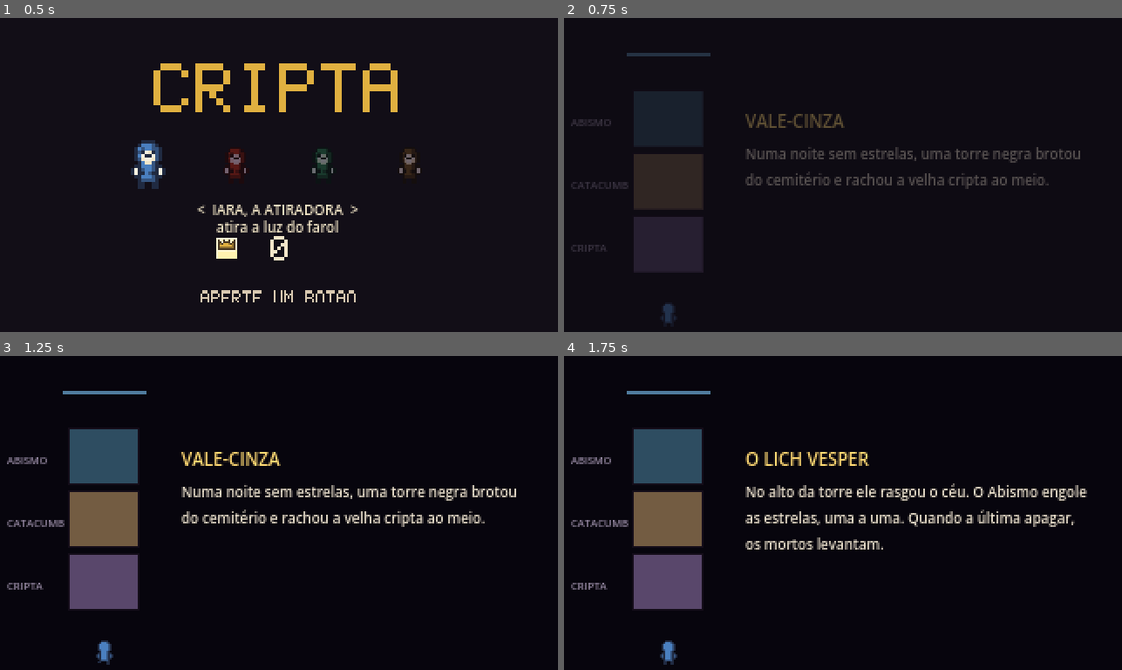
Above: before the commit, frames 1-4 (two rows, left to right).
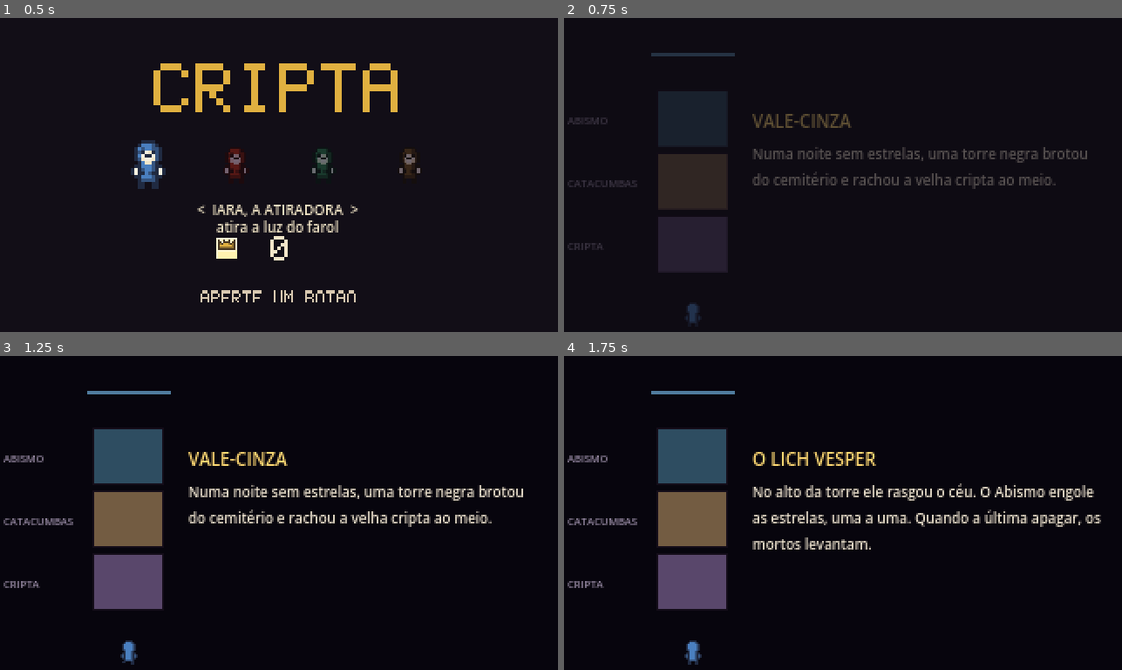
Above: after the commit, the same moments.

Repository: TiagoKoakoski/cripta
Game: Godot game, scene res://scenes/main.tscn
Two runs of this game, one before a commit and one after it. Both use one fixed random seed, a clock stepped at 60 frames per second and the inputs below.
Inputs (mouse positions are in pixels of both pictures, inside the frame that each line leads up to):
- Up to frame 1 (0.5 s): no input
- Up to frame 2 (0.75 s): tap Enter (confirmar) at 0.5, 0.6 s; move the mouse to (965, 159) at 0.52 s; hold Right (atirar_direita) from 0.53 s (still down); click (965, 159) at 0.67 s
- Up to frame 3 (1.25 s): keep holding Right (atirar_direita); tap Space at 0.77 s
- Up to frame 4 (1.75 s): tap Enter (confirmar) at 1.25 s; move the mouse to (731, 528) at 1.27 s; release Right (atirar_direita) at 1.28 s; hold Down (atirar_baixo) from 1.28 s (still down); tap Keypad Enter at 1.35 s; tap Space at 1.52 s

Frame 1 is identical in both runs. In frame 2, 7.3% of the frame differs, in the area x 0-94%, y 11-98%; in frame 3, 8.7%; in frame 4, 9.7%, in the area x 0-97%, y 11-99%.

Commit message:
cartão: nomes dos andares cabem ao lado da torre
Co-Authored-By: Claude Opus 5.5 <noreply@anthropic.com>
Claude-Session: https://claude.ai/code/session_01QkdjkHZogMhJvqEukGJAqW

Diff:
--- a/scripts/cartao.gd
+++ b/scripts/cartao.gd
@@ -47,10 +47,10 @@
 	_icone.hframes = 8
 	_icone.frame = 4   # de costas, subindo
 	_fundo.add_child(_icone)
-	_titulo = _label(Vector2(104, 52), 10, Color(1, 0.85, 0.45))
-	_texto = _label(Vector2(104, 72), 8, Color(0.92, 0.88, 0.8))
+	_titulo = _label(Vector2(108, 52), 10, Color(1, 0.85, 0.45))
+	_texto = _label(Vector2(108, 72), 8, Color(0.92, 0.88, 0.8))
 	_texto.autowrap_mode = TextServer.AUTOWRAP_WORD_SMART
-	_texto.size = Vector2(200, 80)
+	_texto.size = Vector2(204, 80)
 	create_tween().tween_property(_fundo, "modulate:a", 1.0, FADE)
 	_montar()
 
@@ -99,7 +99,7 @@
 	var p: Dictionary = paginas[_i]
 	var k := clampf((_t - 0.3) / 1.0, 0.0, 1.0)
 	var y := lerpf(_y_andar(p.get("de", 0)), _y_andar(p.get("para", 0)), k * k * (3.0 - 2.0 * k))
-	_icone.position = Vector2(60, y - 2.0)
+	_icone.position = Vector2(74, y - 2.0)
 	_icone.frame = 4 + int(_t * 6.0) % 2 if k < 1.0 else 4
 	if _t >= duracao:
 		_t = MIN
@@ -114,12 +114,12 @@
 	var p: Dictionary = paginas[_i] if _i < paginas.size() else {}
 	var nomes := ["CRIPTA", "CATACUMBAS", "ABISMO"]
 	var cores := [Color(0.35, 0.28, 0.42), Color(0.45, 0.36, 0.26), Color(0.18, 0.3, 0.38)]
-	_torre.draw_rect(Rect2(36, 20, 48, 2), Color(0.5, 0.8, 1.0, 0.6))   # a fenda no céu
+	_torre.draw_rect(Rect2(50, 20, 48, 2), Color(0.5, 0.8, 1.0, 0.6))   # a fenda no céu
 	for n in 3:
 		var y := _y_andar(n + 1) - 16.0
 		var destaque: bool = n + 1 == p.get("para", 0)
-		var r := Rect2(40, y, 40, 32)
+		var r := Rect2(54, y, 40, 32)
 		_torre.draw_rect(r, cores[n].lightened(0.25) if destaque else cores[n])
 		_torre.draw_rect(r, Color(0.08, 0.05, 0.1), false, 1.0)
-		_torre.draw_string(ThemeDB.fallback_font, Vector2(4, y + 20), nomes[n], HORIZONTAL_ALIGNMENT_LEFT, 36, 6,
+		_torre.draw_string(ThemeDB.fallback_font, Vector2(2, y + 19), nomes[n], HORIZONTAL_ALIGNMENT_LEFT, 50, 6,
 			Color(1, 0.9, 0.6) if destaque else Color(0.6, 0.55, 0.65))
